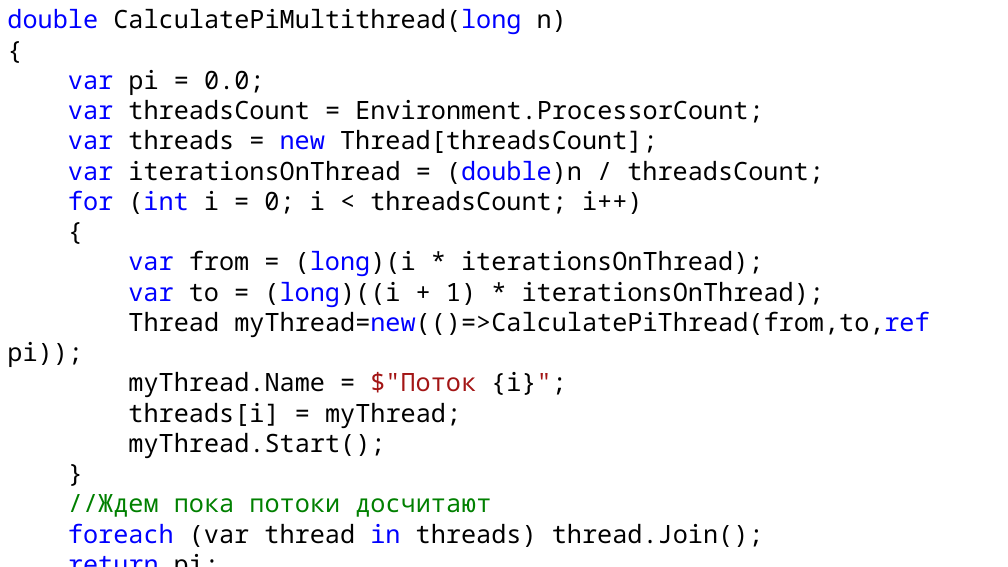
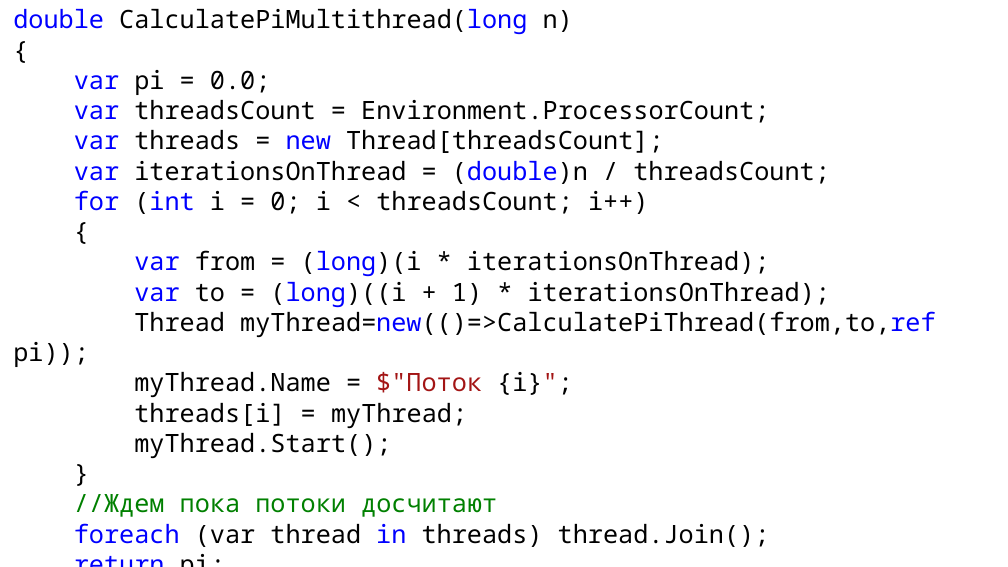
Before and after one commit to DaniilKlyukin/ITiP-3, a slide deck: slide 26 of Лекции/ИТиП 3 лек 5.pptx (slide 25 before the commit). Drawn at 1008x567 pixels with LibreOffice and Linux fonts; fonts in the diff are those of the drawing. Boxes give left, top, right and bottom in pixels: in the first picture for what was removed or moved away, otherwise in the second. Text is boxed around its words. In the diff, an @@ line names an element or a change of style, - is before the commit and + after.

```diff
--- a/Лекции/ИТиП 3 лек 5.pptx
+++ b/Лекции/ИТиП 3 лек 5.pptx
@@ text "double CalculatePiMultithread(long n)": place and size @@
-text "double CalculatePiMultithread(long n)" at bbox=[7, 9, 929, 547]
+text "double CalculatePiMultithread(long n)" at bbox=[13, 9, 935, 547]
```
Also in this commit, not shown: 15 other slides changed, 23 slides added, 8 slides removed.
